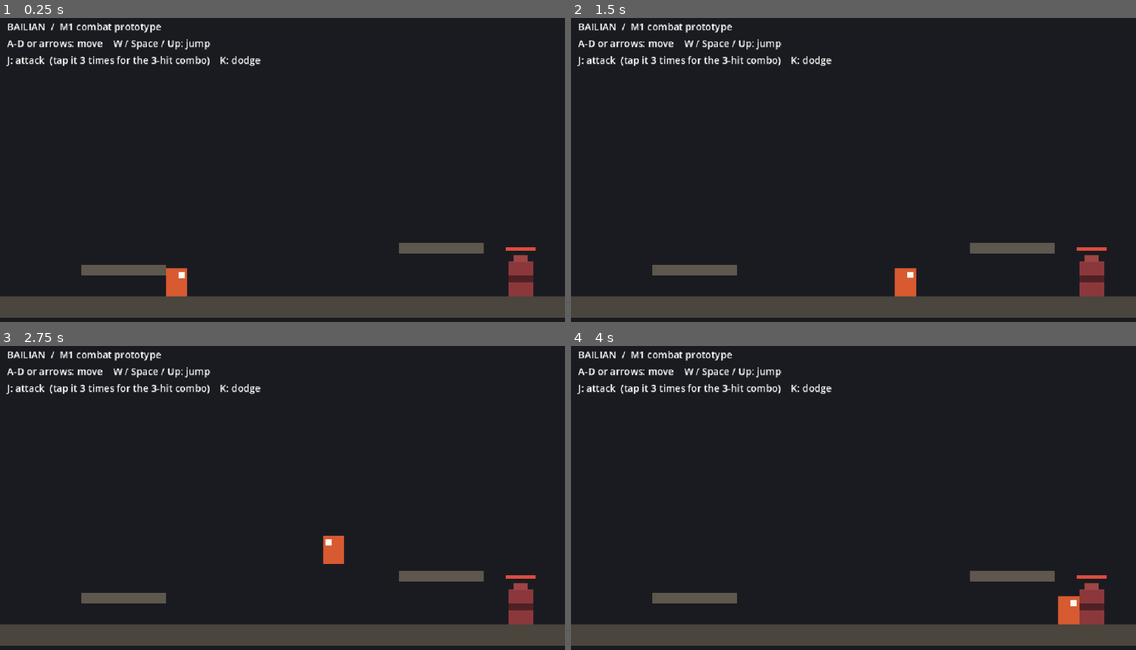
Above: before the commit, frames 1-4 (two rows, left to right).
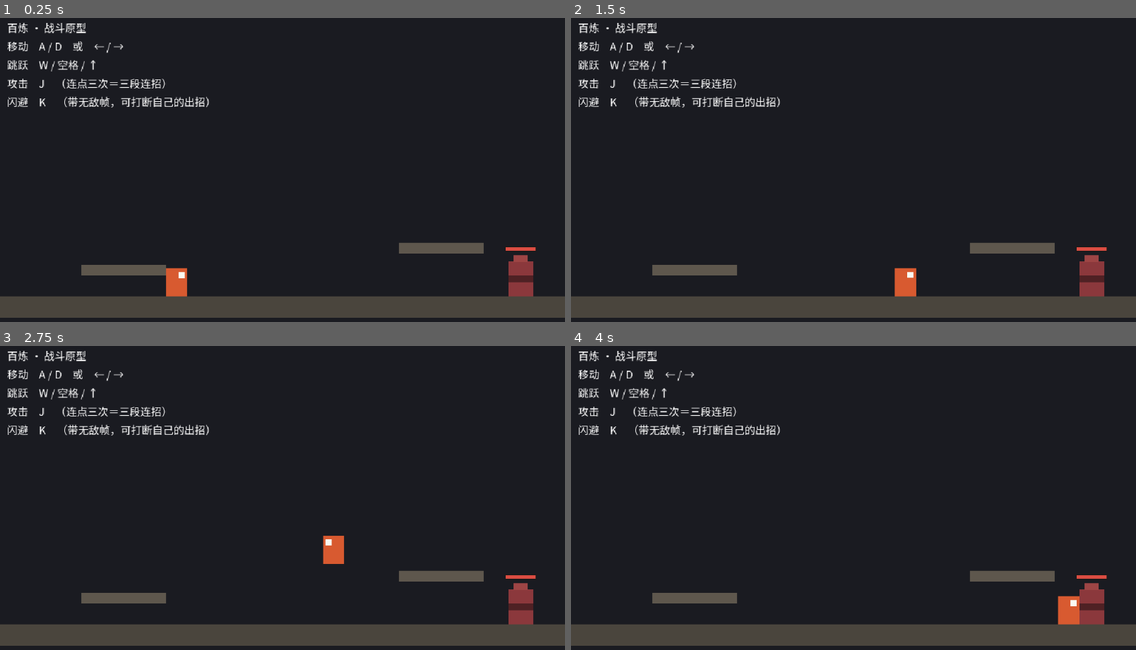
Above: after the commit, the same moments.

Repository: aachean/bailian
Game: Godot game, scene res://scenes/stages/test_room.tscn
The game is run twice, just before and just after one commit, with the same random seed, the same clock (stepped at 60 frames per second) and the same inputs.
Inputs (mouse positions are in pixels of both pictures, inside the frame that each line leads up to):
- Up to frame 1 (0.25 s): no input
- Up to frame 2 (1.5 s): tap Enter at 0.5 s; move the mouse to (977, 157) at 0.52 s; hold D (move_right) from 0.53 s (still down); tap J (attack) at 0.6 s; click (977, 157) at 0.67 s; tap Space (jump) at 0.77, 1.07 s; tap K (dodge) at 0.8, 1.35 s; move the mouse to (740, 188) at 1.27 s
- Up to frame 3 (2.75 s): tap Space (jump) at 1.52, 1.55, 1.82, 2.1 s; move the mouse to (339, 431) at 2.02 s; release D (move_right) at 2.03 s; hold A (move_left) from 2.03 s (still down); tap J (attack) at 2.3 s
- Up to frame 4 (4 s): move the mouse to (825, 564) at 2.77 s; release A (move_left) at 2.78 s; hold D (move_right) from 2.78 s (still down); tap J (attack) at 2.85 s; click (825, 564) at 2.92 s; tap Space (jump) at 3.02, 3.32, 3.77, 3.8 s; tap K (dodge) at 3.05, 3.6 s; move the mouse to (1023, 549) at 3.52 s

The runs differ from the first frame. In frame 1, 2.7% of the frame differs, in the area x 1-47%, y 1-30%; in frame 2, 2.7%; in frame 3, 2.7%; in frame 4, 2.7%.

Commit message:
feat(i18n): 界面中文化 + 多语言地基
- 接入 Godot 内置翻译系统：data/i18n/ui.csv（中英双语）→ 导入生成
  ui.zh_CN / ui.en translation；代码里一律 tr()，场景不再写死人话
- 新增 GameSettings（autoload）：set_language / language / language_changed /
  options，选择存 user://settings.cfg。默认固定中文，不跟随系统语言；
  设置界面本身留给 M2
- 新增中文字体 NotoSansSC-Regular-subset.ttf（2.47 MB，SIL OFL 1.1，OFL.txt 随附）：
  上游 17.7 MB 可变字体 → 实例化 wght=400 → 裁到 GB2312 + ASCII + 中文标点。
  生成脚本 tools/build_font.py 入库，末尾带字形自检
- project.godot：gui/theme/custom_font 指向中文字体；internationalization
  注册两份翻译 + fallback zh_CN
- test_room 的 Hint 改为按 key 取文案（scripts/ui/hint.gd），切语言时重排
- .gitignore 移除 *.translation —— 导入产物入库，直接跑引擎（不开编辑器）才有翻译
- tests/test_m1.gd 扩到 27 条（#25~#27 界面语言）；新增 tests/shot_i18n.tscn
  出中英截图，兜底字体缺字这类静默失败

Diff:
--- /dev/null
+++ b/data/i18n/ui.csv
@@ -0,0 +1,6 @@
+keys,zh_CN,en
+UI_HINT_TITLE,"百炼 · 战斗原型","BAILIAN · Combat Prototype"
+UI_HINT_MOVE,"移动　A / D　或　← / →","Move　A / D or ← / →"
+UI_HINT_JUMP,"跳跃　W / 空格 / ↑","Jump　W / Space / ↑"
+UI_HINT_ATTACK,"攻击　J　（连点三次＝三段连招）","Attack　J　(tap 3× for the 3-hit combo)"
+UI_HINT_DODGE,"闪避　K　（带无敌帧，可打断自己的出招）","Dodge　K　(i-frames, cancels your own attack)"
--- a/project.godot
+++ b/project.godot
@@ -18,6 +18,7 @@
 
 [autoload]
 
+GameSettings="*res://scripts/core/game_settings.gd"
 AiBridge="*res://addons/ai_bridge/bridge.gd"
 
 [display]
@@ -27,6 +28,10 @@
 window/size/window_width_override=1280
 window/size/window_height_override=720
 window/stretch/mode="canvas_items"
+
+[gui]
+
+theme/custom_font="res://assets/fonts/NotoSansSC-Regular-subset.ttf"
 
 [input]
 
@@ -60,6 +65,11 @@
 ]
 }
 
+[internationalization]
+
+locale/fallback="zh_CN"
+locale/translations=PackedStringArray("res://data/i18n/ui.zh_CN.translation", "res://data/i18n/ui.en.translation")
+
 [layer_names]
 
 2d_physics/layer_1="player"
--- a/scenes/stages/test_room.tscn
+++ b/scenes/stages/test_room.tscn
@@ -1,7 +1,8 @@
-[gd_scene load_steps=5 format=3]
+[gd_scene load_steps=6 format=3]
 
 [ext_resource type="PackedScene" path="res://scenes/characters/player.tscn" id="1_player"]
 [ext_resource type="PackedScene" path="res://scenes/enemies/target_dummy.tscn" id="2_dummy"]
+[ext_resource type="Script" path="res://scripts/ui/hint.gd" id="3_hint"]
 
 [sub_resource type="RectangleShape2D" id="RectangleShape2D_ground"]
 size = Vector2(640, 24)
@@ -68,10 +69,8 @@
 [node name="Hint" type="Label" parent="."]
 offset_left = 8.0
 offset_top = 6.0
-offset_right = 560.0
-offset_bottom = 54.0
+offset_right = 600.0
+offset_bottom = 96.0
 mouse_filter = 2
-theme_override_font_sizes/font_size = 11
-text = "BAILIAN  /  M1 combat prototype
-A-D or arrows: move    W / Space / Up: jump
-J: attack  (tap it 3 times for the 3-hit combo)    K: dodge"
+theme_override_font_sizes/font_size = 12
+script = ExtResource("3_hint")
--- /dev/null
+++ b/scripts/core/game_settings.gd
@@ -0,0 +1,71 @@
+extends Node
+## 全局设置。目前只有一项：界面语言。
+##
+## 两个刻意的取舍：
+##   1. 默认固定中文，**不跟随系统语言**。游戏的中文文案是主线，英文是翻译；
+##      跟随系统会让英文系统的玩家看到一份完成度更低的界面。语言由玩家自己选。
+##   2. 设置界面还没做。现在只留这一个入口 `set_language()`，
+##      加上 `language_changed` 信号，等做设置界面时直接调用即可，界面自己刷新。
+##
+## 存档位置：user://settings.cfg
+
+## 语言真的换了才发（重复设置同一个语言不发）
+signal language_changed(locale: String)
+
+## 支持的语言。值是语言自称 —— 语言选择器里应该显示"中文 / English"，
+## 而不是把语言名再翻译一遍（把"英语"翻译成"English"是没用的）。
+const SUPPORTED := {
+	"zh_CN": "中文",
+	"en": "English",
+}
+
+const DEFAULT_LOCALE := "zh_CN"
+const CONFIG_PATH := "user://settings.cfg"
+const CONFIG_SECTION := "ui"
+
+var language: String = DEFAULT_LOCALE
+
+
+func _ready() -> void:
+	_load_config()
+	_apply(language)
+
+
+## 设置界面调这个。未知的语言码会被拒绝并留下警告，不会静默改写。
+func set_language(code: String) -> void:
+	if not SUPPORTED.has(code):
+		push_warning("GameSettings: 不支持的语言 %s" % code)
+		return
+	if code == language:
+		return
+	language = code
+	_apply(code)
+	_save_config()
+	language_changed.emit(code)
+
+
+## 供设置界面列出可选项：[{"code": "zh_CN", "name": "中文"}, ...]
+func options() -> Array[Dictionary]:
+	var out: Array[Dictionary] = []
+	for code in SUPPORTED:
+		out.append({"code": code, "name": SUPPORTED[code]})
+	return out
+
+
+func _apply(code: String) -> void:
+	TranslationServer.set_locale(code)
+
+
+func _load_config() -> void:
+	var cfg := ConfigFile.new()
+	if cfg.load(CONFIG_PATH) != OK:
+		return
+	var saved := str(cfg.get_value(CONFIG_SECTION, "language", DEFAULT_LOCALE))
+	if SUPPORTED.has(saved):
+		language = saved
+
+
+func _save_config() -> void:
+	var cfg := ConfigFile.new()
+	cfg.set_value(CONFIG_SECTION, "language", language)
+	cfg.save(CONFIG_PATH)
--- /dev/null
+++ b/scripts/ui/hint.gd
@@ -0,0 +1,32 @@
+extends Label
+## 左上角的操作提示。
+##
+## 文案全部来自 data/i18n/ui.csv，按 key 取 —— 不在场景里写死，
+## 也不把中文直接编码进代码。换语言时整块重排一次，因为中英文长度差很多。
+
+## 显示顺序。key 必须存在于 data/i18n/ui.csv，写错了会直接显示成 key 本身。
+const LINES := [
+	"UI_HINT_TITLE",
+	"UI_HINT_MOVE",
+	"UI_HINT_JUMP",
+	"UI_HINT_ATTACK",
+	"UI_HINT_DODGE",
+]
+
+
+func _ready() -> void:
+	# 文本由这里统一 tr()，关掉 Label 自己的自动翻译，否则会被译两遍
+	auto_translate_mode = AUTO_TRANSLATE_MODE_DISABLED
+	if not GameSettings.language_changed.is_connected(_refresh):
+		GameSettings.language_changed.connect(_refresh)
+	_refresh()
+
+
+## 参数是 language_changed 带过来的语言码，这里用不上 —— 当前语言直接问
+## TranslationServer。但参数**必须留着**：Godot 连信号时按参数个数严格匹配，
+## 少一个就会「连接成功但调用时报错」，界面静默不刷新。
+func _refresh(_locale: String = "") -> void:
+	var lines := PackedStringArray()
+	for key in LINES:
+		lines.append(tr(key))
+	text = "\n".join(lines)
--- /dev/null
+++ b/tests/shot_i18n.gd
@@ -0,0 +1,37 @@
+extends Node
+## 界面语言渲染截图：中英各截一张，存到 build/shots/（已被 .gitignore 忽略）。
+##
+##     godot --path <项目根> res://tests/shot_i18n.tscn
+##
+## 为什么要单独截图：Godot 遇到字体缺字**不报错**，只是画出空白或方框。
+## 断言测不出这一层，只能看图。窗口模式运行，会弹窗。
+##
+## 换字体 / 扩字符集之后（见 tools/build_font.py），跑这个确认没缺字。
+
+const ROOM := preload("res://scenes/stages/test_room.tscn")
+const OUT := "res://build/shots"
+
+
+func _ready() -> void:
+	DirAccess.make_dir_recursive_absolute(ProjectSettings.globalize_path(OUT))
+	add_child(ROOM.instantiate())
+	for _i in 30:
+		await get_tree().physics_frame
+
+	await _shot("i18n_zh")
+
+	GameSettings.set_language("en")
+	for _i in 6:
+		await get_tree().physics_frame
+	await _shot("i18n_en")
+
+	GameSettings.set_language("zh_CN")
+	print("截图输出目录：", ProjectSettings.globalize_path(OUT))
+	get_tree().quit()
+
+
+func _shot(name: String) -> void:
+	await RenderingServer.frame_post_draw
+	var img := get_viewport().get_texture().get_image()
+	var err := img.save_png("%s/%s.png" % [OUT, name])
+	print("  %s  err=%d  size=%s" % [name, err, str(img.get_size())])
--- /dev/null
+++ b/tests/shot_i18n.tscn
@@ -0,0 +1,6 @@
+[gd_scene load_steps=2 format=3]
+
+[ext_resource type="Script" path="res://tests/shot_i18n.gd" id="1_shot"]
+
+[node name="ShotI18n" type="Node"]
+script = ExtResource("1_shot")
--- a/tests/test_m1.gd
+++ b/tests/test_m1.gd
@@ -103,6 +103,10 @@
 	await _t24_full_chain()
 
 	print("")
+	print("── 界面语言 ──")
+	await _t25_i18n()
+
+	print("")
 	print("═══ %d 通过 ／ %d 失败 ═══" % [_pass, _fail])
 	print("")
 
@@ -821,3 +825,81 @@
 		"走了 %d 帧到 x=%.1f，出招 %d 段，靶子挨 %d 下共 %d 点" % [
 			walk_frames, stood, segs, _dummy.hits_taken, dealt])
 	await _settle()
+
+
+# ─────────────────────────────────────────────────────────────
+# 界面语言
+# ─────────────────────────────────────────────────────────────
+#
+# 三条断言分别防三种翻车：
+#   #25 默认跑成英文（或跟随系统语言，中文玩家打开是英文）
+#   #26 漏翻 —— CSV 里只填了一边，界面直接把 key 显示出来
+#   #27 切了语言但画面不刷新，得重开游戏才生效
+#
+# 中文缺字形（方框）在这里测不出来：Godot 遇到缺字不报错，只是画空白。
+# 那一层靠 tests/shot_i18n 截图看，以及 build_font.py 结尾的字形自检。
+
+## Hint 里用到的全部 key，必须和 scripts/ui/hint.gd 的 LINES 一致
+const HINT_KEYS := [
+	"UI_HINT_TITLE", "UI_HINT_MOVE", "UI_HINT_JUMP", "UI_HINT_ATTACK", "UI_HINT_DODGE",
+]
+
+
+func _t25_i18n() -> void:
+	var hint := _room.get_node_or_null("Hint") as Label
+	if hint == null:
+		_check("25", "默认中文", false, "找不到 Hint 节点")
+		_check("26", "中英译文齐全", false, "找不到 Hint 节点")
+		_check("27", "切语言即时刷新", false, "找不到 Hint 节点")
+		return
+
+	# #25 默认就是中文，而且标题带 CJK 字形 —— 不是把 key 原样显示出来
+	var title_zh := tr("UI_HINT_TITLE")
+	_check("25", "界面默认中文（默认值写死中文，不跟随系统语言）",
+		GameSettings.DEFAULT_LOCALE == "zh_CN"
+			and GameSettings.language == "zh_CN"
+			and title_zh != "UI_HINT_TITLE"
+			and _has_cjk(title_zh),
+		"默认=%s　当前=%s　标题=\"%s\"" % [
+			GameSettings.DEFAULT_LOCALE, GameSettings.language, title_zh])
+
+	# #26 每个 key 在两种语言下都有非空译文、且互不相同
+	var bad := PackedStringArray()
+	for k in HINT_KEYS:
+		TranslationServer.set_locale("zh_CN")
+		var zh := TranslationServer.translate(k)
+		TranslationServer.set_locale("en")
+		var en := TranslationServer.translate(k)
+		if zh == k or en == k or zh.strip_edges().is_empty() or en.strip_edges().is_empty() or zh == en:
+			bad.append(k)
+	TranslationServer.set_locale("zh_CN")
+	_check("26", "指引每一条都有中英两份，且内容不同（漏翻会直接显示 key）",
+		bad.is_empty(),
+		"查 %d 条，问题 %d 条%s" % [
+			HINT_KEYS.size(), bad.size(), "" if bad.is_empty() else "：" + ", ".join(bad)])
+
+	# #27 切语言 → 画面上的字跟着变，切回来也回得去
+	var before := hint.text
+	GameSettings.set_language("en")
+	await _step(1)
+	var switched := hint.text
+	GameSettings.set_language("zh_CN")
+	await _step(1)
+	var restored := hint.text
+	_check("27", "切语言后画面上的指引立刻跟着变（不用重开游戏）",
+		not before.is_empty() and before != switched and restored == before,
+		"中「%s」→ 英「%s」" % [_first_line(before), _first_line(switched)])
+	await _settle()
+
+
+func _has_cjk(s: String) -> bool:
+	for i in s.length():
+		var c := s.unicode_at(i)
+		if c >= 0x4E00 and c <= 0x9FFF:
+			return true
+	return false
+
+
+func _first_line(s: String) -> String:
+	var parts := s.split("\n")
+	return parts[0] if parts.size() > 0 else ""
Binary file added: assets/fonts/NotoSansSC-Regular-subset.ttf
Not shown, added: assets/fonts/NotoSansSC-Regular-subset.ttf.import
Not shown, added: assets/fonts/OFL.txt
Not shown, added: data/i18n/ui.csv.import
Binary file added: data/i18n/ui.en.translation
Binary file added: data/i18n/ui.zh_CN.translation
Not shown, added: scripts/core/game_settings.gd.uid
Not shown, added: scripts/ui/hint.gd.uid
Not shown, added: tests/shot_i18n.gd.uid
Not shown, changed: .gitignore
Not shown, changed: README.md
Not shown, added: tools/build_font.py
